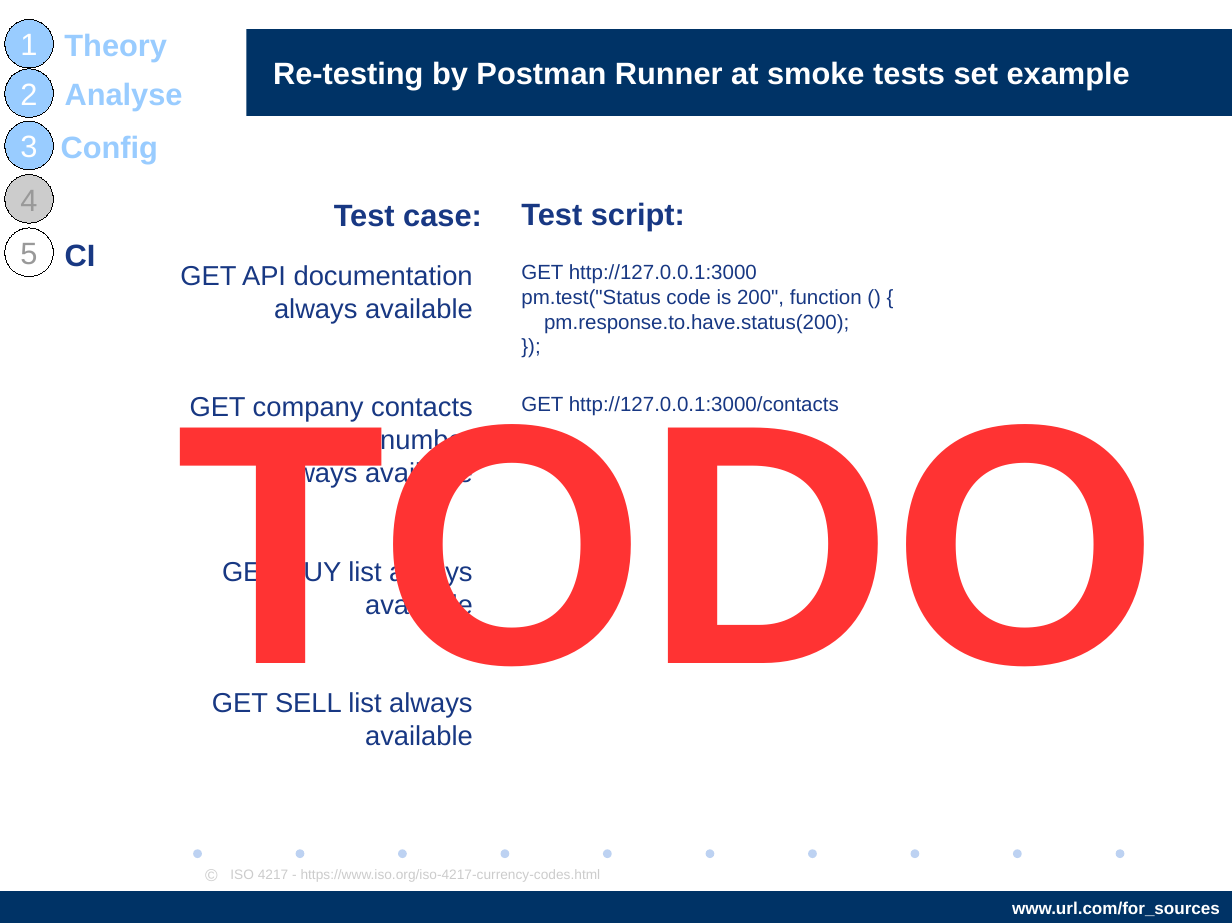
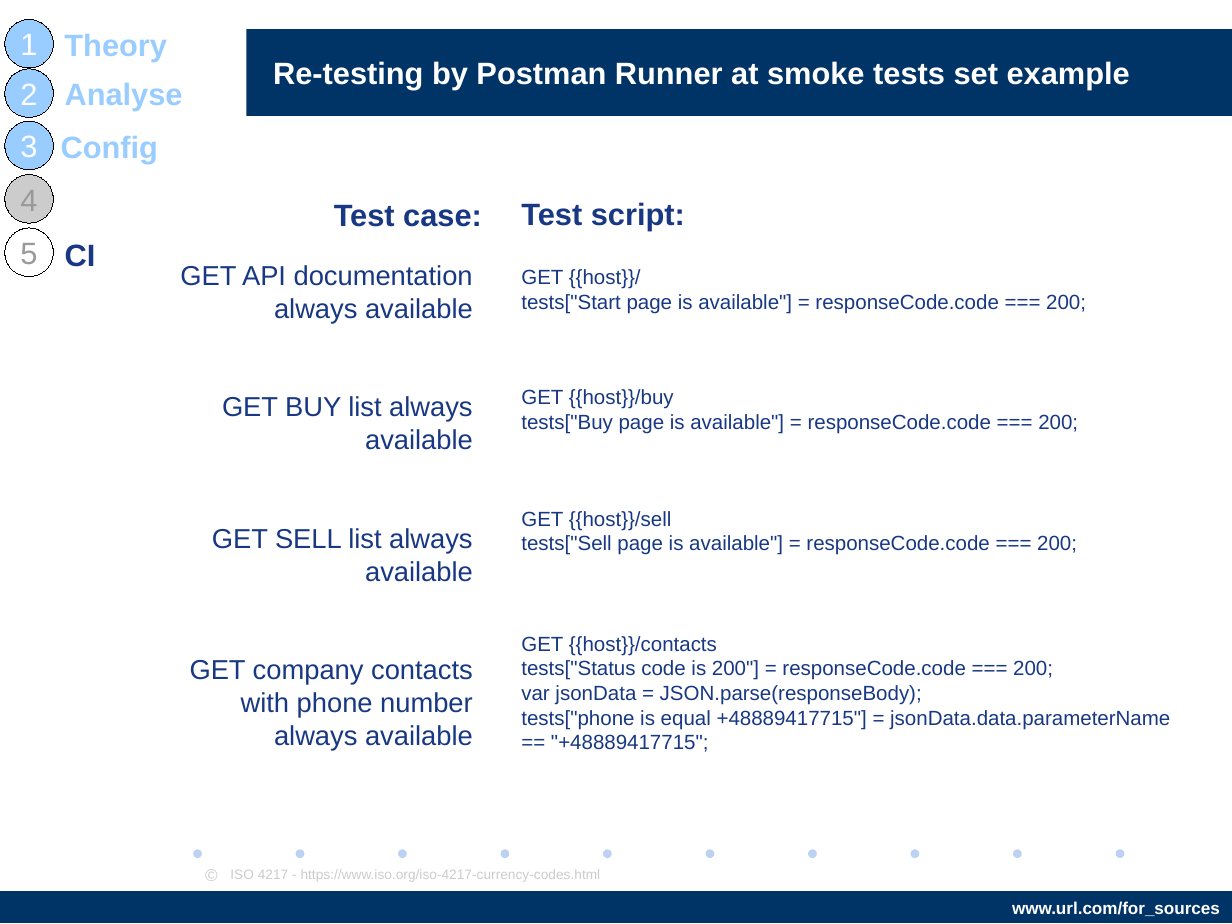
Before and after one commit to AndriiStepura/letslearnapitesting, a slide deck: slide 20 of StartTestingApiWithPostman.odp (slide 19 before the commit). Drawn at 1232x924 pixels with LibreOffice and Linux fonts; fonts in the diff are those of the drawing; background and template pictures are left out. Boxes give left, top, right and bottom in pixels: in the first picture for what was removed or moved away, otherwise in the second. Text is boxed around its words. In the diff, an @@ line names an element or a change of style, - is before the commit and + after.

```diff
--- a/StartTestingApiWithPostman.odp
+++ b/StartTestingApiWithPostman.odp
@@ text removed at [521, 264, 862, 416] @@
-GET http://127.0.0.1:3000
-pm.test("Status code is 200", function () {
-pm.response.to.have.status(200);
-});
-GET http://127.0.0.1:3000/contacts
@@ text added at [521, 269, 1086, 314], 12 pt, text #183883 @@
+GET {{host}}/
+tests["Start page is available"] = responseCode.code === 200;
@@ text added at [521, 389, 1078, 434], 12 pt, text #183883 @@
+GET {{host}}/buy
+tests["Buy page is available"] = responseCode.code === 200;
@@ text removed at [177, 396, 1159, 718] @@
-TODO
@@ text at [190, 397, 473, 488]: paragraph removed @@
-GET company contacts with phone number always available
@@ text added at [521, 511, 1077, 555], 12 pt, text #183883 @@
+GET {{host}}/sell
+tests["Sell page is available"] = responseCode.code === 200;
@@ text added at [521, 636, 1170, 752], 12 pt, text #183883 @@
+GET {{host}}/contacts
+tests["Status code is 200"] = responseCode.code === 200;
+var jsonData = JSON.parse(responseBody);
+tests["phone is equal +48889417715"] = jsonData.data.parameterName == "+48889417715";
@@ text at [190, 660, 473, 751]: paragraph added @@
+GET company contacts with phone number always available
```
Also in this commit, not shown: 9 other slides changed, 4 slides added, 3 other files.
